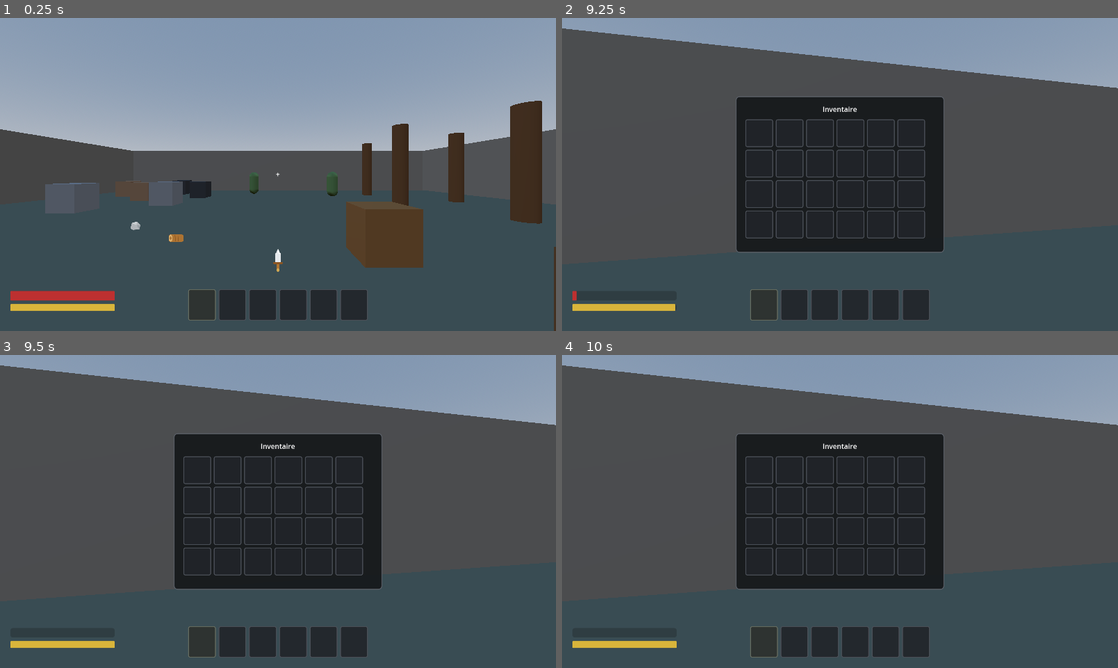
Above: before the commit, frames 1-4 (two rows, left to right).
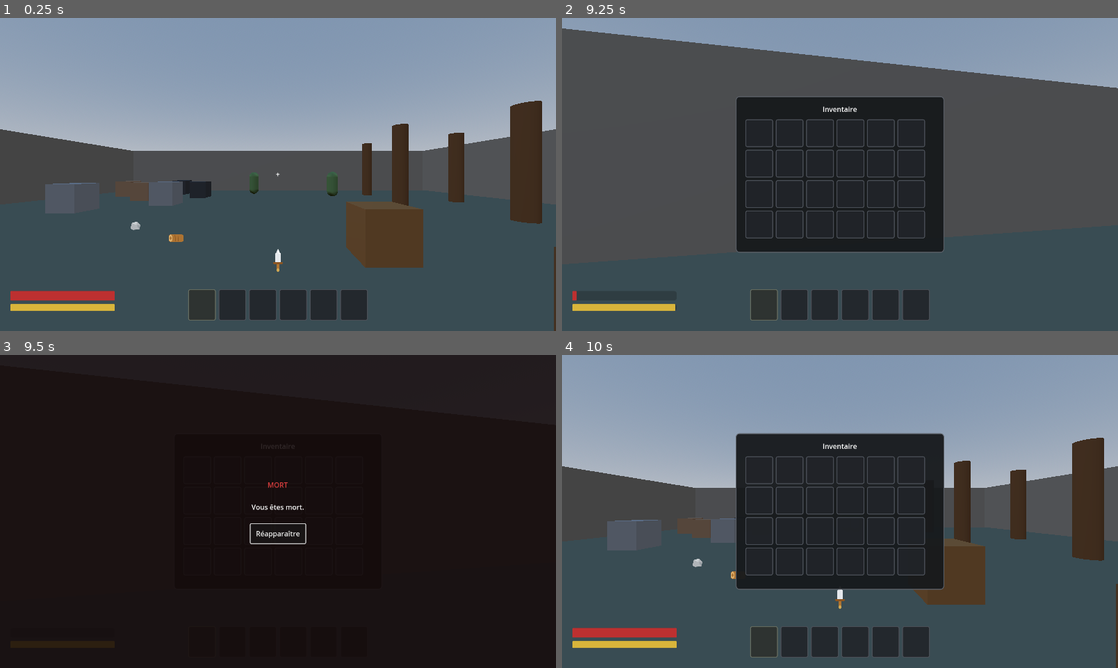
Above: after the commit, the same moments.

Repository: RosierKirill/QuietPlaceGame
Game: Godot game, scene res://world/demo.tscn
Same seed, same stepped clock (60 frames per second), same inputs: the game is played once before the commit and once after it.
Inputs (mouse positions are in pixels of both pictures, inside the frame that each line leads up to):
- Up to frame 1 (0.25 s): no input
- Up to frame 2 (9.25 s): tap Enter at 0.5, 6.5, 8.75 s; move the mouse to (867, 174) at 0.52 s; hold E (interact) 0.53-1.28 s; hold W (move_forward) 0.53-4.25 s; tap Space (jump) at 0.77, 1.52, 3.02, 3.77, 5, 7.25 s; tap Shift (sprint) at 0.8, 1.35, 2.3, 3.8, 8.3 s; move the mouse to (812, 174) at 1.27 s; tap E (interact) at 1.55, 3.05 s; move the mouse to (851, 168) at 2.02 s; press the mouse at (851, 168) at 2.03 s; move the mouse to (834, 180) at 2.77 s; release the mouse at (834, 180) at 2.78 s; tap Mouse wheel down (hotbar_next) at 2.85 s; move the mouse to (878, 177) at 3.52 s; hold Mouse wheel up (hotbar_previous) 3.53-4.25 s; tap Tab (inventory) at 4.15 s; drag from (756, 133) to (756, 96) at 4.27 s; move the mouse to (789, 133) at 5.02 s; hold S (move_back) 5.03-5.75 s; hold Shift (sprint) 5.03-5.75 s; click (789, 133) at 5.17 s; drag from (817, 133) to (728, 190) at 5.77 s; drag from (851, 133) to (895, 105) at 6.52 s; drag from (878, 133) to (812, 237) at 7.27 s; move the mouse to (912, 133) at 8.02 s; hold S (move_back) 8.03-8.75 s; hold Mouse wheel down (hotbar_next) 8.03-8.75 s; click (912, 133) at 8.17 s; drag from (756, 165) to (673, 127) at 8.77 s
- Up to frame 3 (9.5 s): no input
- Up to frame 4 (10 s): click (840, 533) at 9.5 s, where only the run after the commit has a clickable "Réapparaître"

Frames 1-2 are identical in both runs. In frame 3, 92% of the frame differs, in the area x 0-100%, y 0-100%; in frame 4, 27%.

Commit message:
feat: ajoute la mort, la réapparition et le sac de butin
Écran de mort qui rend la souris et propose de réapparaître. Il ne décide de
rien : il signale le choix, le joueur applique.

La réapparition ramène au point de départ et restaure les jauges. Elle
réinitialise tout composant exposant une méthode restore(), de sorte que la
faim et la soif s'y brancheront sans modifier ce code.

À la mort, l'inventaire se déverse dans un sac déposé sur place, qui réutilise
le composant Inventory comme le coffre et disparaît une fois vidé. Aucun sac
n'est créé si le joueur ne portait rien.

GAME-901 GAME-902 GAME-903 GAME-904

Diff:
--- /dev/null
+++ b/entities/items/death_bag.gd
@@ -0,0 +1,44 @@
+class_name DeathBag
+extends StaticBody3D
+
+## Sac laissé au point de mort, contenant ce que portait le joueur.
+##
+## N'a aucune logique de stockage propre : c'est le composant [Inventory],
+## exactement comme un coffre. Disparaît une fois vidé, pour ne pas joncher
+## le monde de sacs vides.
+
+@onready var inventory: Inventory = $Inventory
+@onready var _interactable: Interactable = $Interactable
+
+
+func _ready() -> void:
+	_interactable.interacted.connect(_on_interacted)
+	inventory.changed.connect(_on_inventory_changed)
+
+
+## Déverse le contenu de [param source] dans le sac.
+func fill_from(source: Inventory) -> void:
+	if source == null:
+		return
+
+	for index in source.slots.size():
+		source.transfer_slot_to(index, inventory)
+
+
+func _on_interacted(interactor: Node3D) -> void:
+	var hud := UiNodes.find_hud(interactor)
+	var player_inventory := UiNodes.find_inventory(interactor)
+
+	if hud == null or player_inventory == null:
+		return
+
+	hud.open_container(inventory, player_inventory)
+
+
+## Un sac vide n'a plus de raison d'être.
+func _on_inventory_changed() -> void:
+	for stack in inventory.slots:
+		if not stack.is_empty():
+			return
+
+	queue_free()
--- /dev/null
+++ b/entities/items/death_bag.tscn
@@ -0,0 +1,36 @@
+[gd_scene load_steps=7 format=3]
+
+[ext_resource type="Script" path="res://entities/items/death_bag.gd" id="1_bag"]
+[ext_resource type="Script" path="res://systems/interaction/interactable.gd" id="2_interactable"]
+[ext_resource type="Script" path="res://systems/inventory/inventory.gd" id="3_inventory"]
+
+[sub_resource type="StandardMaterial3D" id="Material_bag"]
+albedo_color = Color(0.32, 0.26, 0.19, 1)
+roughness = 1.0
+
+[sub_resource type="SphereMesh" id="Mesh_bag"]
+material = SubResource("Material_bag")
+radius = 0.35
+height = 0.6
+
+[sub_resource type="SphereShape3D" id="Shape_bag"]
+radius = 0.35
+
+[node name="DeathBag" type="StaticBody3D"]
+script = ExtResource("1_bag")
+
+[node name="MeshInstance3D" type="MeshInstance3D" parent="."]
+transform = Transform3D(1, 0, 0, 0, 1, 0, 0, 0, 1, 0, 0.3, 0)
+mesh = SubResource("Mesh_bag")
+
+[node name="CollisionShape3D" type="CollisionShape3D" parent="."]
+transform = Transform3D(1, 0, 0, 0, 1, 0, 0, 0, 1, 0, 0.3, 0)
+shape = SubResource("Shape_bag")
+
+[node name="Inventory" type="Node" parent="."]
+script = ExtResource("3_inventory")
+slot_count = 24
+
+[node name="Interactable" type="Node3D" parent="."]
+script = ExtResource("2_interactable")
+prompt = "Fouiller le sac"
--- a/player/player_controller.gd
+++ b/player/player_controller.gd
@@ -22,6 +22,12 @@
 ## Freinage appliqué quand aucune direction n'est demandée.
 @export var friction: float = 14.0
 
+@export_group("Mort")
+## Scène du sac déposé au point de mort.
+@export var death_bag_scene: PackedScene = preload("res://entities/items/death_bag.tscn")
+## Si vrai, l'inventaire est vidé dans un sac à la mort.
+@export var drop_inventory_on_death: bool = true
+
 @export_group("Caméra")
 ## Sensibilité de la souris (radians par pixel de déplacement).
 @export var mouse_sensitivity: float = 0.002
@@ -31,6 +37,11 @@
 @onready var _camera_pivot: Node3D = $CameraPivot
 @onready var _health: Health = $Health
 @onready var _energy: Energy = $Energy
+@onready var _inventory: Inventory = $Inventory
+@onready var _hud: Hud = $Hud
+
+## Transform de départ, point de réapparition par défaut.
+var _spawn_transform: Transform3D
 
 ## Gravité du projet, lue une seule fois au chargement.
 var _gravity: float = ProjectSettings.get_setting("physics/3d/default_gravity", 9.8)
@@ -38,7 +49,9 @@
 
 func _ready() -> void:
 	_set_mouse_captured(true)
+	_spawn_transform = global_transform
 	_health.died.connect(_on_died)
+	_hud.respawn_requested.connect(respawn)
 
 
 func _unhandled_input(event: InputEvent) -> void:
@@ -113,11 +126,57 @@
 	)
 
 
-## Réaction à la mort du joueur : la vue est libérée et le déplacement coupé.
-## Sera remplacé par un véritable écran de mort quand le jeu en aura un.
+## Réaction à la mort : le butin tombe, les commandes sont coupées,
+## l'écran de mort prend la main.
 func _on_died() -> void:
 	set_physics_process(false)
-	_set_mouse_captured(false)
+	velocity = Vector3.ZERO
+
+	if drop_inventory_on_death:
+		_drop_inventory()
+
+	_hud.show_death()
+
+
+## Dépose le contenu de l'inventaire dans un sac, au point de mort.
+## Ne crée aucun sac si le joueur ne portait rien.
+func _drop_inventory() -> void:
+	if death_bag_scene == null or _inventory == null:
+		return
+
+	if not _has_any_item():
+		return
+
+	var bag := death_bag_scene.instantiate() as DeathBag
+	get_parent().add_child(bag)
+	bag.global_position = global_position
+	bag.fill_from(_inventory)
+
+
+func _has_any_item() -> bool:
+	for stack in _inventory.slots:
+		if not stack.is_empty():
+			return true
+	return false
+
+
+## Remet le joueur en jeu : retour au point d'apparition, jauges restaurées.
+## Tout composant portant une méthode restore() est réinitialisé, ce qui
+## couvrira la faim et la soif sans modifier ce code.
+func respawn() -> void:
+	global_transform = _spawn_transform
+	velocity = Vector3.ZERO
+	_camera_pivot.rotation.x = 0.0
+
+	_health.restore()
+	_energy.restore()
+
+	for child in get_children():
+		if child.has_method("restore") and child != _health and child != _energy:
+			child.call("restore")
+
+	set_physics_process(true)
+	_set_mouse_captured(true)
 
 
 func _set_mouse_captured(captured: bool) -> void:
--- a/systems/combat/energy.gd
+++ b/systems/combat/energy.gd
@@ -54,6 +54,12 @@
 	return true
 
 
+## Remet l'énergie au maximum. Utilisé à la réapparition.
+func restore() -> void:
+	_time_since_drain = 0.0
+	_set_energy(max_energy)
+
+
 func is_empty() -> bool:
 	return current_energy <= 0.0
 
--- a/systems/combat/health.gd
+++ b/systems/combat/health.gd
@@ -49,5 +49,11 @@
 	health_changed.emit(current_health, max_health)
 
 
+## Remet les points de vie au maximum. Utilisé à la réapparition.
+func restore() -> void:
+	current_health = max_health
+	health_changed.emit(current_health, max_health)
+
+
 func is_dead() -> bool:
 	return current_health <= 0.0
--- /dev/null
+++ b/ui/death_screen.gd
@@ -0,0 +1,43 @@
+class_name DeathScreen
+extends Control
+
+## Écran affiché à la mort du joueur.
+##
+## Rend la souris, propose de réapparaître, et signale le choix plutôt que
+## d'agir lui-même : c'est au joueur de décider ce que « réapparaître » veut
+## dire, pas à l'interface.
+
+## Émis quand le joueur demande à réapparaître.
+signal respawn_requested
+
+@onready var _respawn_button: Button = $Background/Margin/Content/RespawnButton
+@onready var _message: Label = $Background/Margin/Content/Message
+
+
+func _ready() -> void:
+	hide()
+	_respawn_button.pressed.connect(_on_respawn_pressed)
+
+
+## Affiche l'écran. [param message] permet d'indiquer la cause de la mort.
+func show_death(message: String = "") -> void:
+	if visible:
+		return
+
+	_message.text = message if message != "" else "Vous êtes mort."
+	show()
+	UiState.push_ui()
+	_respawn_button.grab_focus()
+
+
+func hide_death() -> void:
+	if not visible:
+		return
+
+	hide()
+	UiState.pop_ui()
+
+
+func _on_respawn_pressed() -> void:
+	hide_death()
+	respawn_requested.emit()
--- /dev/null
+++ b/ui/death_screen.tscn
@@ -0,0 +1,46 @@
+[gd_scene load_steps=3 format=3]
+
+[ext_resource type="Script" path="res://ui/death_screen.gd" id="1_death"]
+
+[sub_resource type="StyleBoxFlat" id="StyleBoxFlat_bg"]
+bg_color = Color(0.08, 0.04, 0.04, 0.88)
+
+[node name="DeathScreen" type="Control"]
+anchors_preset = 15
+anchor_right = 1.0
+anchor_bottom = 1.0
+grow_horizontal = 2
+grow_vertical = 2
+script = ExtResource("1_death")
+
+[node name="Background" type="PanelContainer" parent="."]
+anchors_preset = 15
+anchor_right = 1.0
+anchor_bottom = 1.0
+grow_horizontal = 2
+grow_vertical = 2
+theme_override_styles/panel = SubResource("StyleBoxFlat_bg")
+
+[node name="Margin" type="MarginContainer" parent="Background"]
+theme_override_constants/margin_left = 40
+theme_override_constants/margin_top = 40
+theme_override_constants/margin_right = 40
+theme_override_constants/margin_bottom = 40
+
+[node name="Content" type="VBoxContainer" parent="Background/Margin"]
+alignment = 1
+theme_override_constants/separation = 28
+
+[node name="Title" type="Label" parent="Background/Margin/Content"]
+modulate = Color(0.85, 0.24, 0.24, 1)
+text = "MORT"
+horizontal_alignment = 1
+
+[node name="Message" type="Label" parent="Background/Margin/Content"]
+text = "Vous êtes mort."
+horizontal_alignment = 1
+
+[node name="RespawnButton" type="Button" parent="Background/Margin/Content"]
+custom_minimum_size = Vector2(0, 44)
+size_flags_horizontal = 4
+text = "  Réapparaître  "
--- a/ui/hud.gd
+++ b/ui/hud.gd
@@ -5,6 +5,9 @@
 ##
 ## Le HUD ne fait qu'observer : il se connecte aux signaux des composants du
 ## joueur et ne modifie jamais leur état.
+
+## Émis quand le joueur demande à réapparaître depuis l'écran de mort.
+signal respawn_requested
 
 ## Chemin vers le [InteractionRay] du joueur, défini dans la scène.
 @export var interaction_ray_path: NodePath
@@ -16,12 +19,14 @@
 @onready var _interaction_prompt: Label = $InteractionPrompt
 @onready var _crafting_panel: CraftingPanel = $CraftingPanel
 @onready var _container_panel: ContainerPanel = $ContainerPanel
+@onready var _death_screen: DeathScreen = $DeathScreen
 @onready var _health_bar: ProgressBar = $Bars/HealthBar
 @onready var _energy_bar: ProgressBar = $Bars/EnergyBar
 
 
 func _ready() -> void:
 	_interaction_prompt.hide()
+	_death_screen.respawn_requested.connect(respawn_requested.emit)
 	_bind_interaction_ray()
 	_bind_health()
 	_bind_energy()
@@ -56,6 +61,11 @@
 	_on_energy_changed(energy.current_energy, energy.max_energy)
 
 
+## Affiche l'écran de mort.
+func show_death(message: String = "") -> void:
+	_death_screen.show_death(message)
+
+
 ## Ouvre l'interface de fabrication pour [param recipes].
 func open_crafting(recipes: Array, inventory: Inventory) -> void:
 	_crafting_panel.open_with(recipes, inventory)
--- a/ui/hud.tscn
+++ b/ui/hud.tscn
@@ -1,10 +1,11 @@
-[gd_scene load_steps=8 format=3]
+[gd_scene load_steps=9 format=3]
 
 [ext_resource type="Script" path="res://ui/hud.gd" id="1_hud"]
 [ext_resource type="PackedScene" path="res://ui/inventory/inventory_panel.tscn" id="2_inventory"]
 [ext_resource type="PackedScene" path="res://ui/inventory/hotbar.tscn" id="3_hotbar"]
 [ext_resource type="PackedScene" path="res://ui/crafting/crafting_panel.tscn" id="4_crafting"]
 [ext_resource type="PackedScene" path="res://ui/inventory/container_panel.tscn" id="5_container"]
+[ext_resource type="PackedScene" path="res://ui/death_screen.tscn" id="6_death"]
 
 [sub_resource type="StyleBoxFlat" id="StyleBoxFlat_health"]
 bg_color = Color(0.74, 0.19, 0.19, 1)
@@ -89,3 +90,5 @@
 [node name="CraftingPanel" parent="." instance=ExtResource("4_crafting")]
 
 [node name="ContainerPanel" parent="." instance=ExtResource("5_container")]
+
+[node name="DeathScreen" parent="." instance=ExtResource("6_death")]
